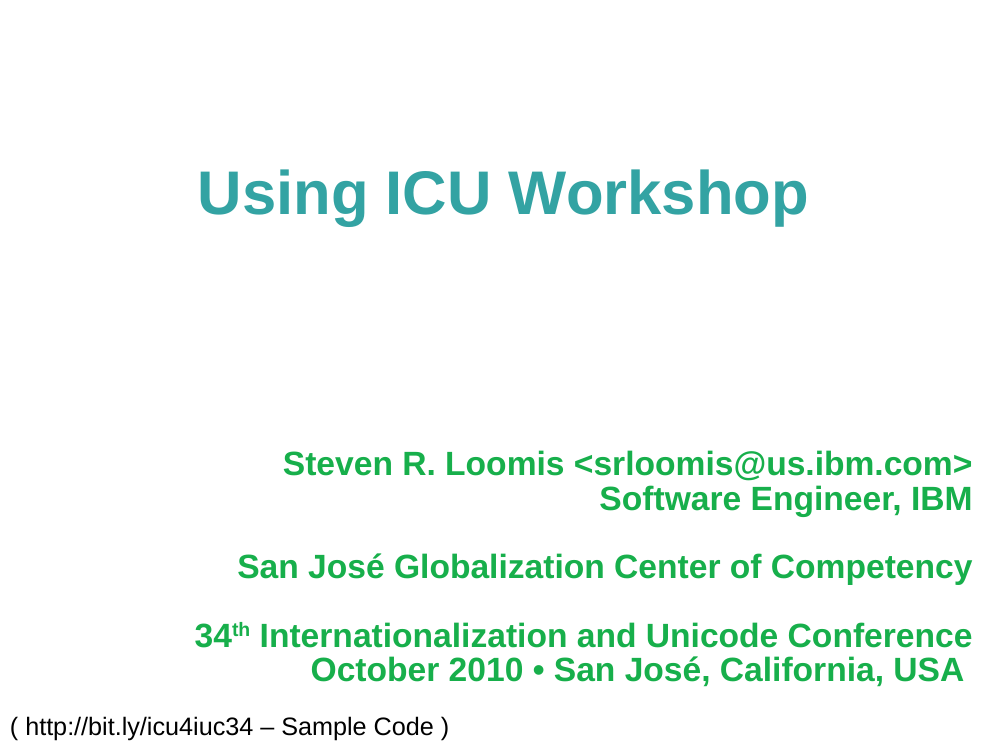
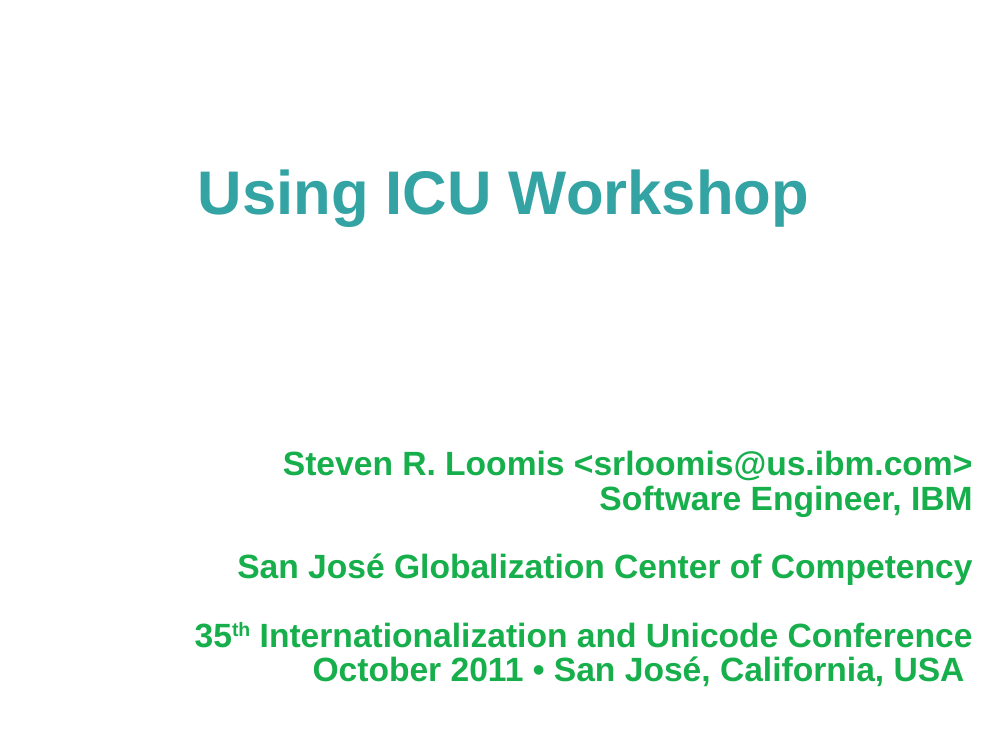
Before and after one commit to unicode-org/icu-docs, a slide deck: slide 1 of docs/pres/icu_workshop.odp. Drawn at 1008x756 pixels with LibreOffice and Linux fonts; fonts in the diff are those of the drawing; background and template pictures are left out. Boxes give left, top, right and bottom in pixels: in the first picture for what was removed or moved away, otherwise in the second. Text is boxed around its words. In the diff, an @@ line names an element or a change of style, - is before the commit and + after.

```diff
--- a/docs/pres/icu_workshop.odp
+++ b/docs/pres/icu_workshop.odp
@@ text at (260, 622, 973, 687): text changed @@
-34th Internationalization and Unicode Conference
-October 2010 • San José, California, USA
+35th Internationalization and Unicode Conference
+October 2011 • San José, California, USA
@@ text removed at (25, 716, 434, 741) @@
-( http://bit.ly/icu4iuc34 – Sample Code )
```
Also in this commit, not shown: 59 other slides changed.
